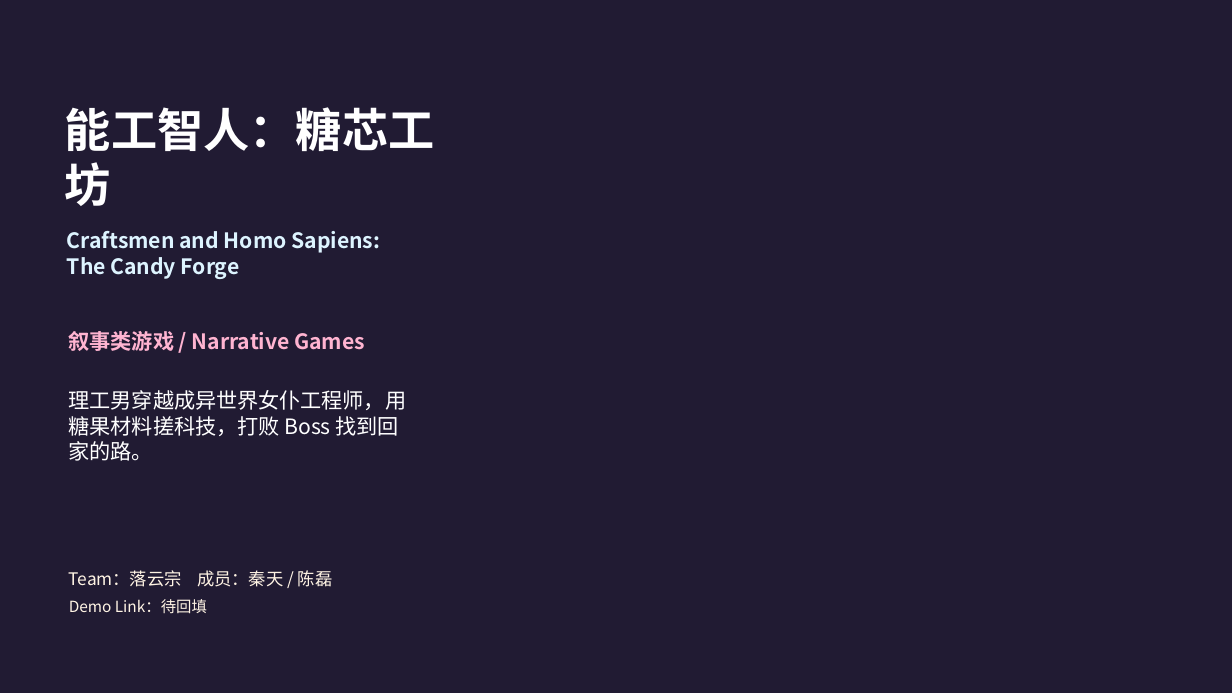
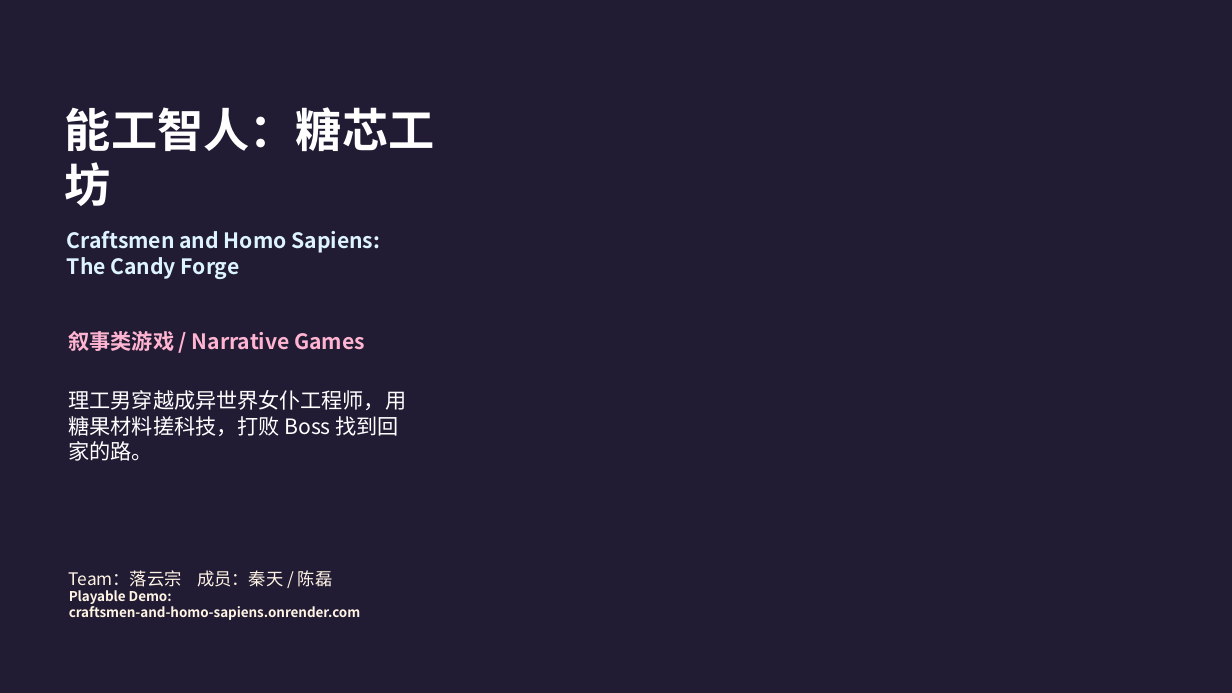
Before and after one commit to youkai-emmison/Craftsmen-and-Homo-sapiens, a slide deck: slide 1 of Submission/project_deck.pptx. Drawn at 1232x693 pixels with LibreOffice and Linux fonts; fonts in the diff are those of the drawing; background and template pictures are left out. Boxes give left, top, right and bottom in pixels: in the first picture for what was removed or moved away, otherwise in the second. Text is boxed around its words. In the diff, an @@ line names an element or a change of style, - is before the commit and + after.

Commit message:
Backfill Render playable demo link

```diff
--- a/Submission/project_deck.pptx
+++ b/Submission/project_deck.pptx
@@ text at [69, 590, 360, 620]: text changed; size 12 to 10.5 pt; bold on @@
-Demo Link：待回填
+Playable Demo:
+craftsmen-and-homo-sapiens.onrender.com
```
Also in this commit, not shown: 1 other slide changed, 30 other files.
